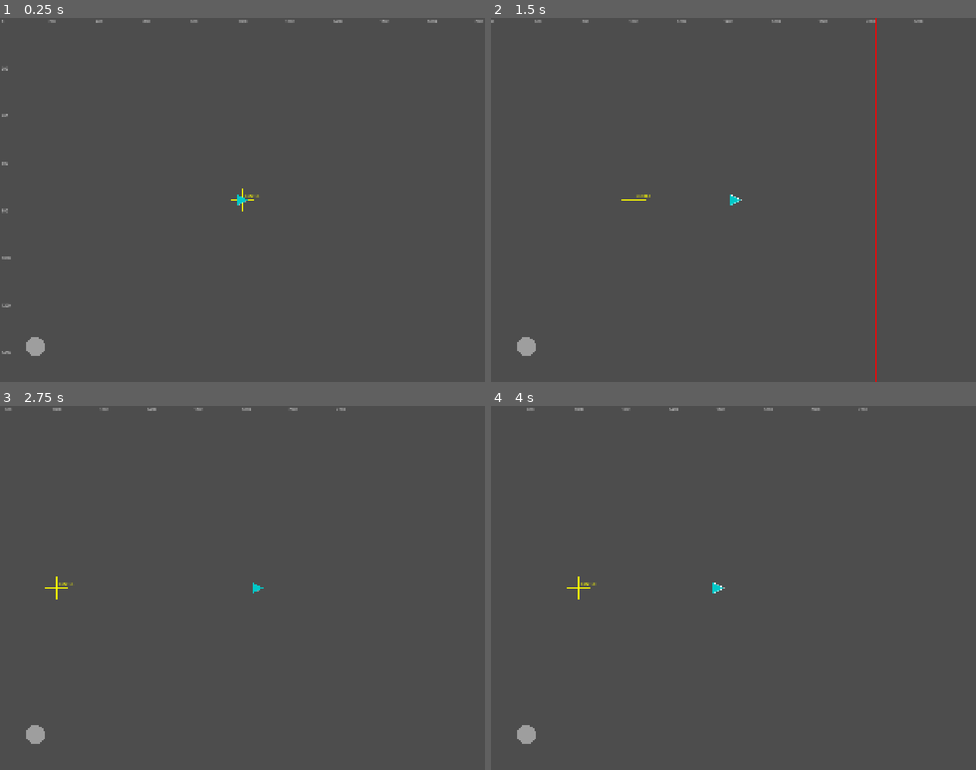
Above: before the commit, frames 1-4 (two rows, left to right).
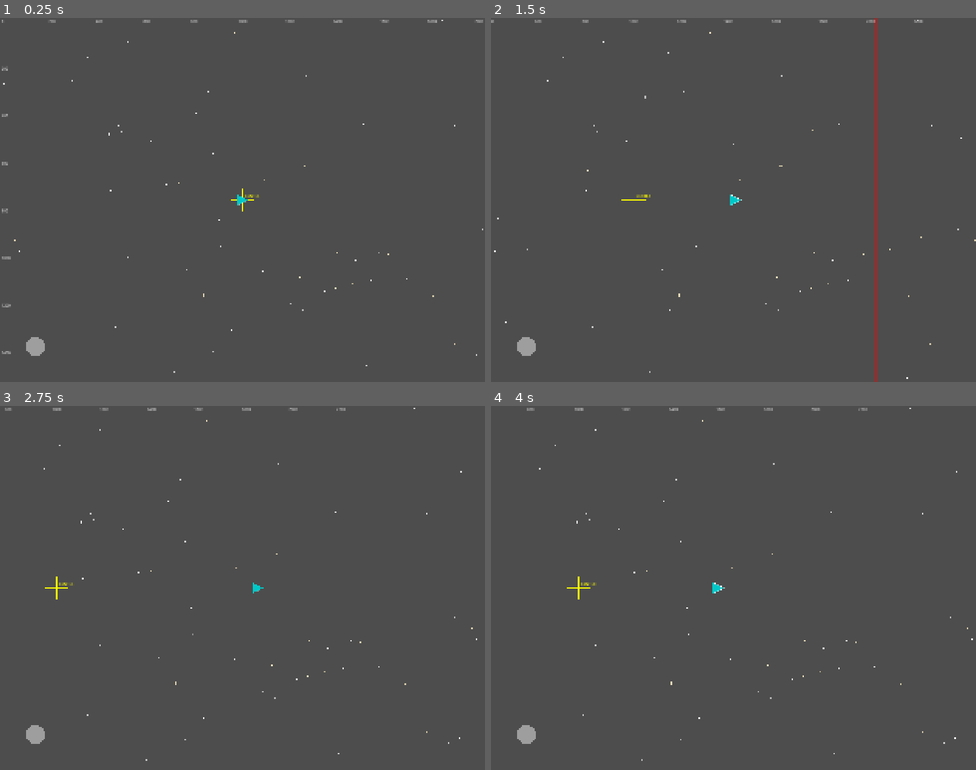
Above: after the commit, the same moments.

Repository: mattzollinhofer/space_scroller
Game: Godot game, scene res://scenes/main.tscn
The game is run twice, just before and just after one commit, with the same random seed, the same clock (stepped at 60 frames per second) and the same inputs.
Inputs (mouse positions are in pixels of both pictures, inside the frame that each line leads up to):
- Up to frame 1 (0.25 s): no input
- Up to frame 2 (1.5 s): tap Enter at 0.5 s; move the mouse to (840, 181) at 0.52 s; hold D (move_right) 0.53-1.25 s; click (840, 181) at 0.67 s; drag from (636, 218) to (709, 272) at 1.27 s
- Up to frame 3 (2.75 s): tap Space at 2 s; move the mouse to (291, 507) at 2.02 s; hold D (move_right) from 2.03 s (still down)
- Up to frame 4 (4 s): release D (move_right) at 2.75 s; drag from (709, 660) to (588, 533) at 2.77 s; tap Enter at 3.5 s; move the mouse to (879, 642) at 3.52 s; hold A (move_left) from 3.53 s (still down)

The runs differ from the first frame. In frame 1, less than 0.1% of the frame differs, in the area x 0-100%, y 0-98%; in frame 2, less than 0.1%, in the area x 0-100%, y 0-100%; in frame 3, less than 0.1%; in frame 4, less than 0.1%.

Commit message:
Add scrolling star field parallax background (Slice 1)
Implement auto-scrolling space background with star field layer that
scrolls leftward at 15% of world speed, creating depth perception.

- Add ParallaxBackground with scroll_controller.gd managing scroll_offset
- Add StarFieldLayer with motion_scale=0.15 for distant star effect
- Create star_field.gd using _draw() for 150 random 2-4px dots
- Configure motion_mirroring for seamless looping

🤖 Generated with [Claude Code](https://claude.com/claude-code)

Co-Authored-By: Claude Opus 4.5 <noreply@anthropic.com>

Diff:
--- a/scenes/main.tscn
+++ b/scenes/main.tscn
@@ -1,17 +1,29 @@
-[gd_scene load_steps=4 format=3 uid="uid://d0n8g3kv2kq7y"]
+[gd_scene load_steps=6 format=3 uid="uid://d0n8g3kv2kq7y"]
 
-[ext_resource type="Script" path="res://scripts/debug_grid.gd" id="1_debug"]
-[ext_resource type="PackedScene" uid="uid://dq8m4r2xk1pvy" path="res://scenes/player.tscn" id="2_player"]
-[ext_resource type="PackedScene" uid="uid://cjoystick_scene" path="res://scenes/ui/virtual_joystick.tscn" id="3_joystick"]
+[ext_resource type="Script" path="res://scripts/scroll_controller.gd" id="1_scroll"]
+[ext_resource type="Script" path="res://scripts/background/star_field.gd" id="2_starfield"]
+[ext_resource type="Script" path="res://scripts/debug_grid.gd" id="3_debug"]
+[ext_resource type="PackedScene" uid="uid://dq8m4r2xk1pvy" path="res://scenes/player.tscn" id="4_player"]
+[ext_resource type="PackedScene" uid="uid://cjoystick_scene" path="res://scenes/ui/virtual_joystick.tscn" id="5_joystick"]
 
 [node name="Main" type="Node2D"]
 
+[node name="ParallaxBackground" type="ParallaxBackground" parent="."]
+script = ExtResource("1_scroll")
+
+[node name="StarFieldLayer" type="ParallaxLayer" parent="ParallaxBackground"]
+motion_scale = Vector2(0.15, 0)
+motion_mirroring = Vector2(2048, 0)
+
+[node name="StarField" type="Node2D" parent="ParallaxBackground/StarFieldLayer"]
+script = ExtResource("2_starfield")
+
 [node name="DebugGrid" type="Node2D" parent="."]
-script = ExtResource("1_debug")
+script = ExtResource("3_debug")
 
-[node name="Player" parent="." instance=ExtResource("2_player")]
+[node name="Player" parent="." instance=ExtResource("4_player")]
 position = Vector2(1024, 768)
 
 [node name="UILayer" type="CanvasLayer" parent="."]
 
-[node name="VirtualJoystick" parent="UILayer" instance=ExtResource("3_joystick")]
+[node name="VirtualJoystick" parent="UILayer" instance=ExtResource("5_joystick")]
--- /dev/null
+++ b/scripts/background/star_field.gd
@@ -0,0 +1,62 @@
+extends Node2D
+## Draws a star field background with random small dots.
+## Uses _draw() for placeholder visuals - will be replaced with real artwork later.
+
+## Number of stars to draw
+@export var star_count: int = 150
+
+## Minimum star size in pixels
+@export var min_star_size: float = 2.0
+
+## Maximum star size in pixels
+@export var max_star_size: float = 4.0
+
+## Random seed for consistent star placement
+@export var random_seed: int = 12345
+
+## Internal storage for star data (generated once)
+var _stars: Array = []
+
+## Viewport size for drawing area (doubled for mirroring)
+var _draw_width: float = 0.0
+var _draw_height: float = 0.0
+
+
+func _ready() -> void:
+	# Get viewport size
+	_draw_width = ProjectSettings.get_setting("display/window/size/viewport_width") * 2
+	_draw_height = ProjectSettings.get_setting("display/window/size/viewport_height")
+
+	# Generate stars with consistent random seed
+	_generate_stars()
+
+
+func _generate_stars() -> void:
+	var rng = RandomNumberGenerator.new()
+	rng.seed = random_seed
+
+	_stars.clear()
+
+	for i in range(star_count):
+		var star = {
+			"position": Vector2(rng.randf() * _draw_width, rng.randf() * _draw_height),
+			"size": rng.randf_range(min_star_size, max_star_size),
+			"color": _get_star_color(rng)
+		}
+		_stars.append(star)
+
+
+func _get_star_color(rng: RandomNumberGenerator) -> Color:
+	# Mix of white and pale yellow stars
+	var brightness = rng.randf_range(0.7, 1.0)
+	if rng.randf() < 0.3:
+		# Pale yellow star
+		return Color(brightness, brightness * 0.95, brightness * 0.8)
+	else:
+		# White star
+		return Color(brightness, brightness, brightness)
+
+
+func _draw() -> void:
+	for star in _stars:
+		draw_circle(star.position, star.size, star.color)
--- /dev/null
+++ b/scripts/scroll_controller.gd
@@ -0,0 +1,11 @@
+extends ParallaxBackground
+## Controls the auto-scrolling of the parallax background.
+## Scrolls the world leftward at a constant speed.
+
+## Scroll speed in pixels per second
+@export var scroll_speed: float = 120.0
+
+
+func _process(delta: float) -> void:
+	# Scroll the background leftward (increasing scroll_offset.x moves layers left)
+	scroll_offset.x += scroll_speed * delta
Not shown, changed: agent-os/specs/2025-12-30-02-side-scrolling-environment/tasks.md
